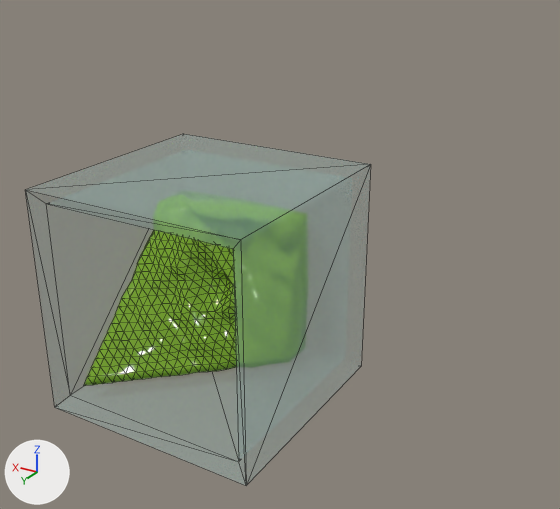
Before and after pictures for a commit that changed the OBJ model test/demo_scene1.obj.
Camera for both pictures: a 50 mm camera at (-13.2, 29.5, 9.5) aimed at (2.6, 3.1, -3.6). The lights are fixed; the arrows at lower left show +X, +Y and +Z. Mesh edges are drawn as thin lines. Where no turn or scale is listed for an object, it has been applied to the vertices.

Objects in the first picture: 'water_container_water_container_mesh', 'water_land_water_land_mesh'.
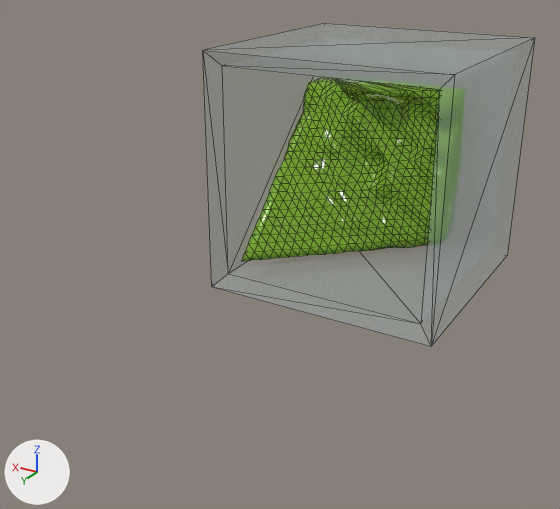
Pixel boxes (x1, y1, x2, y2) of what changed, in the pictures (560 x 509 px):
'water_container_water_container_mesh', mesh moved: before (25, 134, 371, 485); after (203, 23, 535, 346)
'water_land_water_land_mesh', mesh moved: before (84, 230, 236, 386); after (242, 77, 440, 261)

Diff of the bpy script that builds the scene:
```diff
--- a/test/demo_scene1.obj.py
+++ b/test/demo_scene1.obj.py
@@ me_water_container_water_container_mesh @@
 me_water_container_water_container_mesh.from_pydata(...)  # 16 vertices, 28 faces; spans x 0.0..10.0, y 0.01..10.01, z -10.01..-0.01
 # used by ob_water_container_water_container_mesh; location = (0.0, 0.0, 0.0)
+# me_water_container_water_container_mesh part 1: the whole mesh is moved by (-5.0, -5.05, 5.01)
 me_water_container_water_container_mesh.materials.append(mat_material_001)
@@ me_water_land_water_land_mesh @@
 me_water_land_water_land_mesh.from_pydata(...)  # 582 vertices, 1160 faces; spans x 2.43..9.34, y 0.94..8.91, z -9.34..-2.35
 # used by ob_water_land_water_land_mesh; location = (0.0, 0.0, 0.0)
+# me_water_land_water_land_mesh part 2: the whole mesh is moved by (-5.0, -5.21, 5.15)
 me_water_land_water_land_mesh.materials.append(mat_material_003)
```
